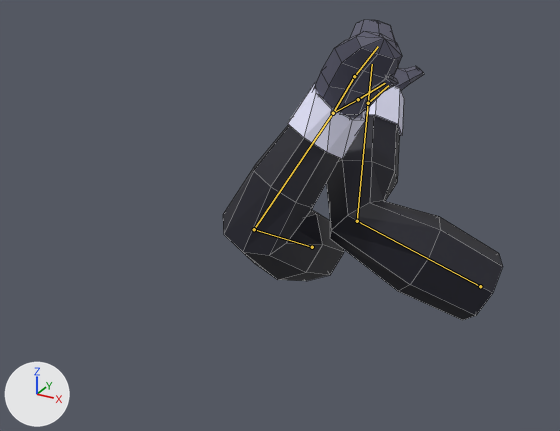
The Blender file assets/player_arms.blend: old version first, new version second.
Before and after are seen from a camera (50 mm lens) standing at (0.527, -1.478, 0.802) and looking at (-0.145, -0.257, 0.191). Arrows for +X, +Y and +Z are at lower left; the lights stay in place. Both versions are drawn at frame 10 of the action 'Death'; the numbers are the values there. The bones that change are drawn over the model as lines. Mesh edges are drawn as thin lines.

Names of what the first picture shows: 'Arms', 'Sleeves'.
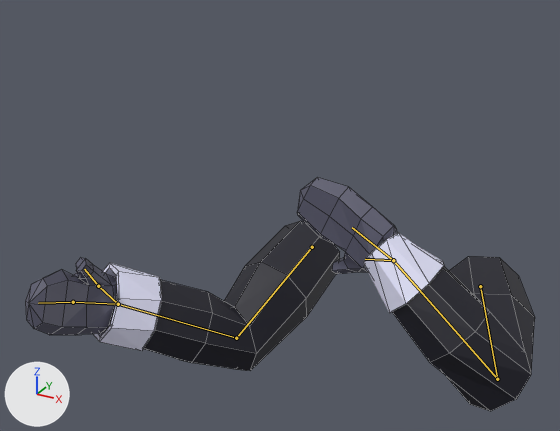
Commit message: Change death anim

Location of each change, (x1, y1, x2, y2) in pixels of the pictures (560 x 431 px):
'Sleeves', posed (58% wider, 20% shorter)
    before: (223, 82, 503, 320)
    after: (93, 221, 535, 411)
'Arms', posed
    before: (313, 20, 424, 118)
    after: (25, 177, 398, 335)
bone 'ShoulderL', root to tip
    before: (480, 286) to (357, 221)
    after: (480, 286) to (497, 379)
bone 'ElbowL', root to tip
    before: (357, 221) to (368, 103)
    after: (497, 379) to (393, 260)
bone 'HandL', root to tip
    before: (368, 103) to (372, 64)
    after: (393, 260) to (352, 227)
bone 'Thumb1L', root to tip
    before: (368, 103) to (388, 85)
    after: (393, 260) to (365, 259)
bone 'ShoulderR', root to tip
    before: (312, 247) to (254, 229)
    after: (312, 247) to (236, 338)
bone 'ElbowR', root to tip
    before: (254, 229) to (333, 113)
    after: (236, 338) to (118, 304)
bone 'HandR', root to tip
    before: (333, 113) to (354, 76)
    after: (118, 304) to (73, 302)
bone 'FingersR', root to tip
    before: (354, 76) to (378, 46)
    after: (73, 302) to (38, 303)
bone 'Thumb1R', root to tip
    before: (333, 113) to (358, 99)
    after: (118, 304) to (98, 286)
bone 'Thumb2R', root to tip
    before: (358, 99) to (385, 83)
    after: (98, 286) to (84, 269)

The change, as a list of edits to the scene's bpy script:
```text
Change bone_shoulderl:
    where bone_shoulderl = bpy.data.objects['Armature'].pose.bones['ShoulderL']
    bone_shoulderl.rotation_quaternion: (0.74, -0.466, 0.336, 0.351) -> (0.813, 0.138, 0.55, -0.133)  # degrees (-53, 55, 21) -> degrees (12, 69, -10)
Change bone_elbowl:
    where bone_elbowl = bpy.data.objects['Armature'].pose.bones['ElbowL']  # child of 'ShoulderL'
    bone_elbowl.rotation_quaternion: (0.789, -0.585, -0.164, -0.092) -> (0.577, -0.795, -0.128, -0.137)  # degrees (-74, -22, 3) -> degrees (-109, -22, 3)
Change bone_handl:
    where bone_handl = bpy.data.objects['Armature'].pose.bones['HandL']  # child of 'ElbowL'
    bone_handl.rotation_quaternion: (1.0, 0.0, 0.0, 0.0) -> (0.741, -0.188, 0.643, 0.036)  # degrees (0, 0, 0) -> degrees (-67, 75, -48)
Change bone_thumb1l:
    where bone_thumb1l = bpy.data.objects['Armature'].pose.bones['Thumb1L']  # child of 'ElbowL'
    bone_thumb1l.rotation_quaternion: (0.991, 0.0, 0.0, -0.131) -> (0.791, -0.177, 0.484, 0.329)  # degrees (0, 0, -15) -> degrees (5, 62, 48)
Change bone_shoulderr:
    where bone_shoulderr = bpy.data.objects['Armature'].pose.bones['ShoulderR']
    bone_shoulderr.rotation_quaternion: (0.966, -0.257, 0.033, -0.004) -> (0.864, 0.13, 0.464, 0.147)  # degrees (-30, 4, -1) -> degrees (34, 50, 35)
Change bone_elbowr:
    where bone_elbowr = bpy.data.objects['Armature'].pose.bones['ElbowR']  # child of 'ShoulderR'
    bone_elbowr.rotation_quaternion: (0.728, -0.633, -0.103, -0.242) -> (0.845, -0.445, -0.051, -0.165)  # degrees (-79, -27, -14) -> degrees (-54, -14, -15)
Change bone_handr:
    where bone_handr = bpy.data.objects['Armature'].pose.bones['HandR']  # child of 'ElbowR'
    bone_handr.rotation_quaternion: (0.843, 0.243, -0.443, -0.182) -> (0.922, 0.122, -0.222, -0.091)  # degrees (49, -41, -44) -> degrees (18, -25, -15)
Change bone_fingersr:
    where bone_fingersr = bpy.data.objects['Armature'].pose.bones['FingersR']  # child of 'HandR'
    bone_fingersr.rotation_quaternion: (0.991, 0.0, 0.0, -0.131) -> (0.979, 0.0, 0.0, -0.195)  # degrees (0, 0, -15) -> degrees (0, 0, -23)
Change bone_thumb1r:
    where bone_thumb1r = bpy.data.objects['Armature'].pose.bones['Thumb1R']  # child of 'ElbowR'
    bone_thumb1r.rotation_quaternion: (0.8, 0.384, -0.245, -0.391) -> (0.9, 0.192, -0.122, -0.195)  # degrees (54, -5, -55) -> degrees (26, -9, -27)
Change bone_thumb2r:
    where bone_thumb2r = bpy.data.objects['Armature'].pose.bones['Thumb2R']  # child of 'Thumb1R'
    bone_thumb2r.rotation_quaternion: (0.984, 0.129, -0.095, 0.077) -> (0.975, 0.08, -0.097, -0.08)  # degrees (14, -12, 8) -> degrees (10, -10, -10)
```
